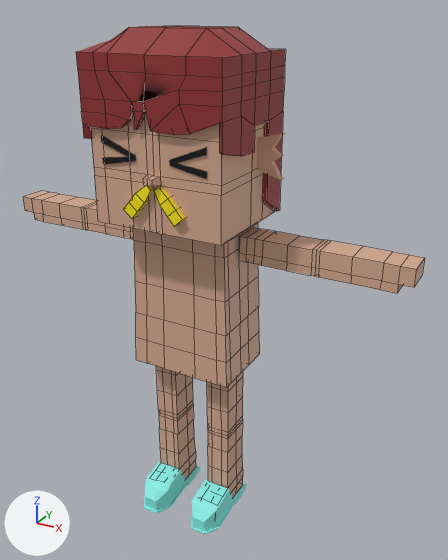
The FBX model mustachiorascals/fbx/530c379c-0522-40b9-a9bc-b4793c7dac09.fbx, before and after one commit.
Both versions are drawn from a camera (50 mm lens) standing at (0.0177, -0.0277, 0.0301) and looking at (0.0016, 0.0016, 0.0155). Lighting does not change. The marker at lower left points along +X, +Y and +Z. Mesh edges are drawn as thin lines on the coarser meshes. Where no turn or scale is listed for an object, it has been applied to the vertices.

The first picture shows 'e_6', 'eye_6', 'f_mule', 'h_bobcut', 'm_d', 'mustachio_arms', 'mustachio_body', 'mustachio_head', 'mustachio_legs'.
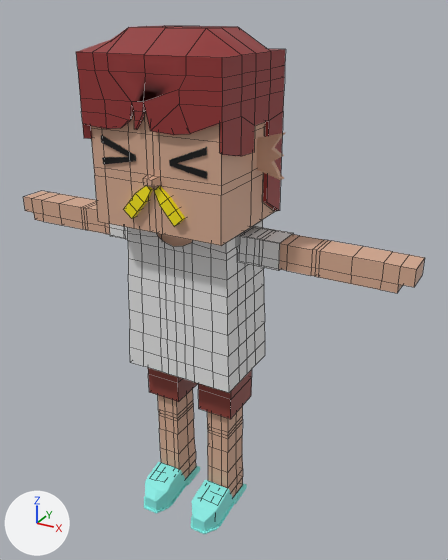
Changed parts and their boxes (x1, y1, x2, y2) in the pictures (448 x 560 px):
```json
{"object": "c_shirt_1", "change": "added", "after": [128, 220, 265, 393]}
{"object": "c_shorts", "change": "added", "after": [148, 368, 252, 419]}
{"object": "c_shirt_2", "change": "added", "after": [109, 224, 294, 271]}
{"object": "mustachio_body", "change": "unchanged, covered by the edit", "before": [133, 223, 260, 388], "after": [157, 233, 192, 247]}
```

Edits to the scene script, one JSON object a line:
```json
{"op": "add", "block": "mat_upper_garment_1", "code": ["mat_upper_garment_1 = principled_material('upper_garment_1')", "mat_upper_garment_1.base_color = (0.8, 0.8, 0.8)  # white #e7e7e7"]}
{"op": "add", "block": "mat_lower_garment", "code": ["mat_lower_garment = principled_material('lower_garment')", "mat_lower_garment.base_color = (0.259, 0.0471, 0.0353)  # red #8b3d35"]}
{"op": "add", "block": "me_mesh_010", "code": ["me_mesh_010 = bpy.data.meshes.new('Mesh.010')", "me_mesh_010.from_pydata(...)  # 230 vertices, 212 faces; spans x -0.00349..0.00349, y -0.0013..0.00353, z 0.00994..0.01894", "me_mesh_010.materials.append(mat_upper_garment_1)  # white #e7e7e7"]}
{"op": "add", "block": "me_mesh_011", "code": ["me_mesh_011 = bpy.data.meshes.new('Mesh.011')", "me_mesh_011.from_pydata(...)  # 24 vertices, 18 faces; spans x -0.00561..0.00561, y 0.00027..0.00209, z 0.01737..0.01893", "me_mesh_011.materials.append(mat_upper_garment_1)  # white #e7e7e7"]}
{"op": "add", "block": "me_mesh_003_1", "code": ["me_mesh_003_1 = bpy.data.meshes.new('Mesh.003')", "me_mesh_003_1.from_pydata(...)  # 32 vertices, 24 faces; spans x -0.003..0.003, y -0.00018..0.00265, z 0.00723..0.01232", "me_mesh_003_1.materials.append(mat_lower_garment)  # red #8b3d35"]}
{"op": "add", "block": "ob_c_shirt_1", "code": ["ob_c_shirt_1 = bpy.data.objects.new('c_shirt_1', me_mesh_010)", "ob_c_shirt_1.location = (0.0, 0.0, 0.0)"]}
{"op": "add", "block": "ob_c_shirt_2", "code": ["ob_c_shirt_2 = bpy.data.objects.new('c_shirt_2', me_mesh_011)", "ob_c_shirt_2.location = (0.0, 0.0, 0.0)"]}
{"op": "add", "block": "ob_c_shorts", "code": ["ob_c_shorts = bpy.data.objects.new('c_shorts', me_mesh_003_1)", "ob_c_shorts.location = (0.0, 0.0, 0.0)"]}
```
